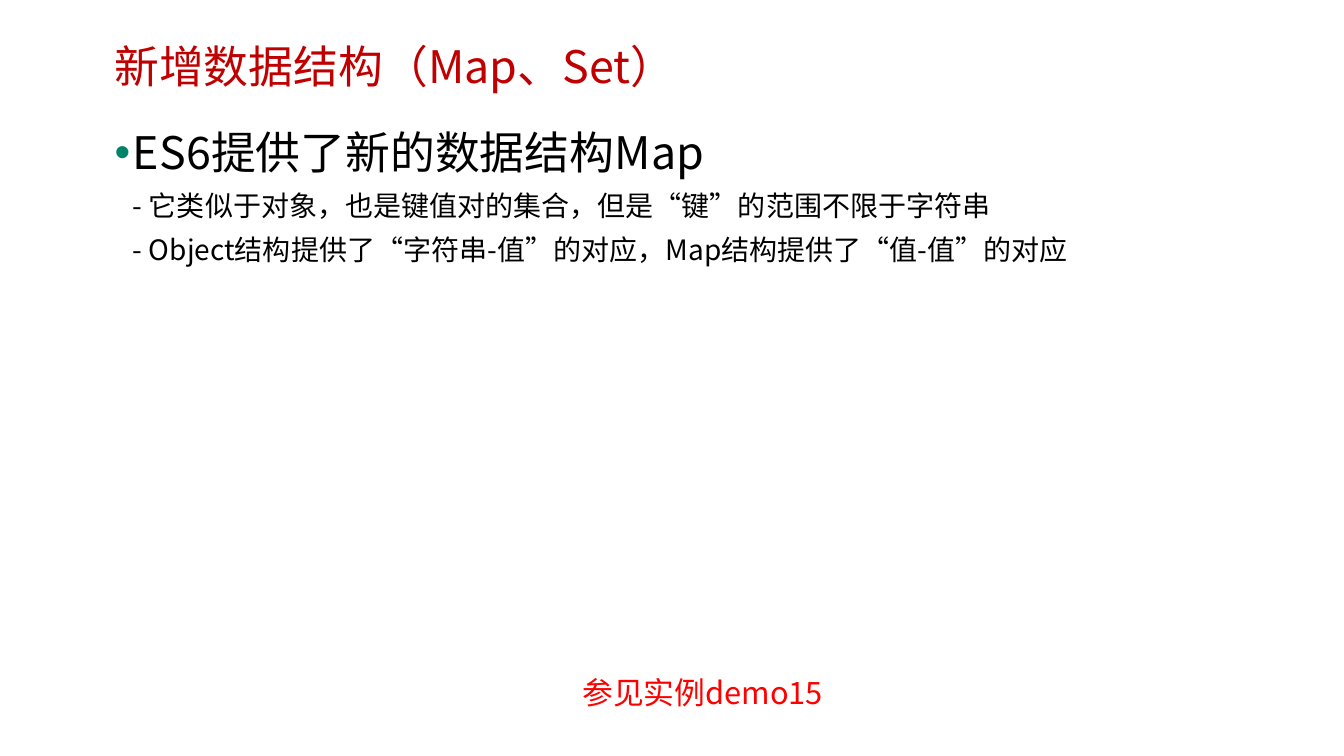
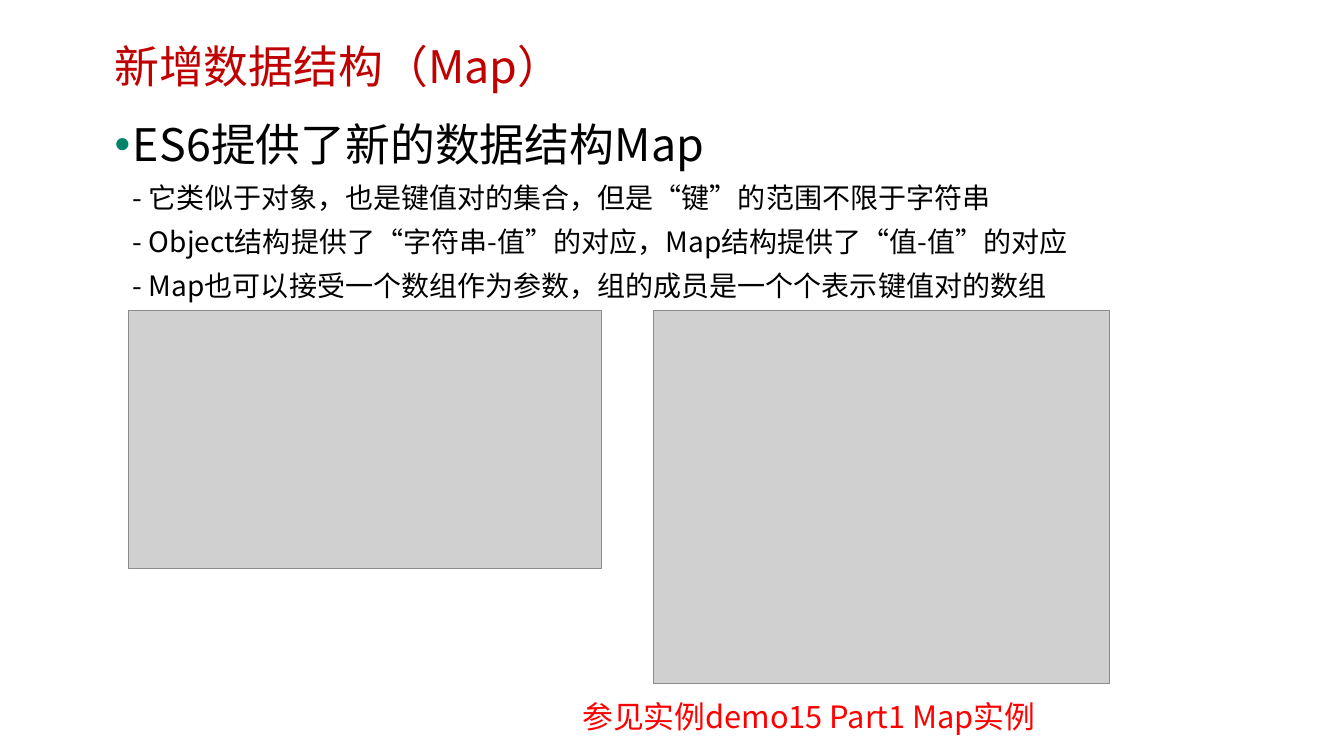
Before and after one commit to edu2act/course-javascript-advanced, a slide deck: slide 38 of 课程PPT/14.ECMAScript 6 二.pptx. Drawn at 1344x756 pixels with LibreOffice and Linux fonts; fonts in the diff are those of the drawing; grey boxes stand for pictures; background and template pictures are left out. Boxes give left, top, right and bottom in pixels: in the first picture for what was removed or moved away, otherwise in the second. Text is boxed around its words. In the diff, an @@ line names an element or a change of style, - is before the commit and + after.

```diff
--- a/课程PPT/14.ECMAScript 6 二.pptx
+++ b/课程PPT/14.ECMAScript 6 二.pptx
@@ text at [114, 44, 562, 94]: text changed @@
-新增数据结构（Map、Set）
+新增数据结构（Map）
@@ text at [133, 123, 1068, 303]: text changed @@
-• ES6提供了新的数据结构Map
-  - 它类似于对象，也是键值对的集合，但是“键”的范围不限于字符串
-  - Object结构提供了“字符串-值”的对应，Map结构提供了“值-值”的对应
+• ES6提供了新的数据结构Map
+  - 它类似于对象，也是键值对的集合，但是“键”的范围不限于字符串
+  - Object结构提供了“字符串-值”的对应，Map结构提供了“值-值”的对应
+  - Map也可以接受一个数组作为参数，组的成员是一个个表示键值对的数组
@@ picture added at [129, 311, 602, 569] @@
@@ picture added at [653, 311, 1110, 685] @@
@@ text at [583, 702, 1035, 735]: text changed @@
-参见实例demo15
+参见实例demo15 Part1 Map实例
```
Also in this commit, not shown: 7 other slides changed, 1 slide removed, 26 other files.
